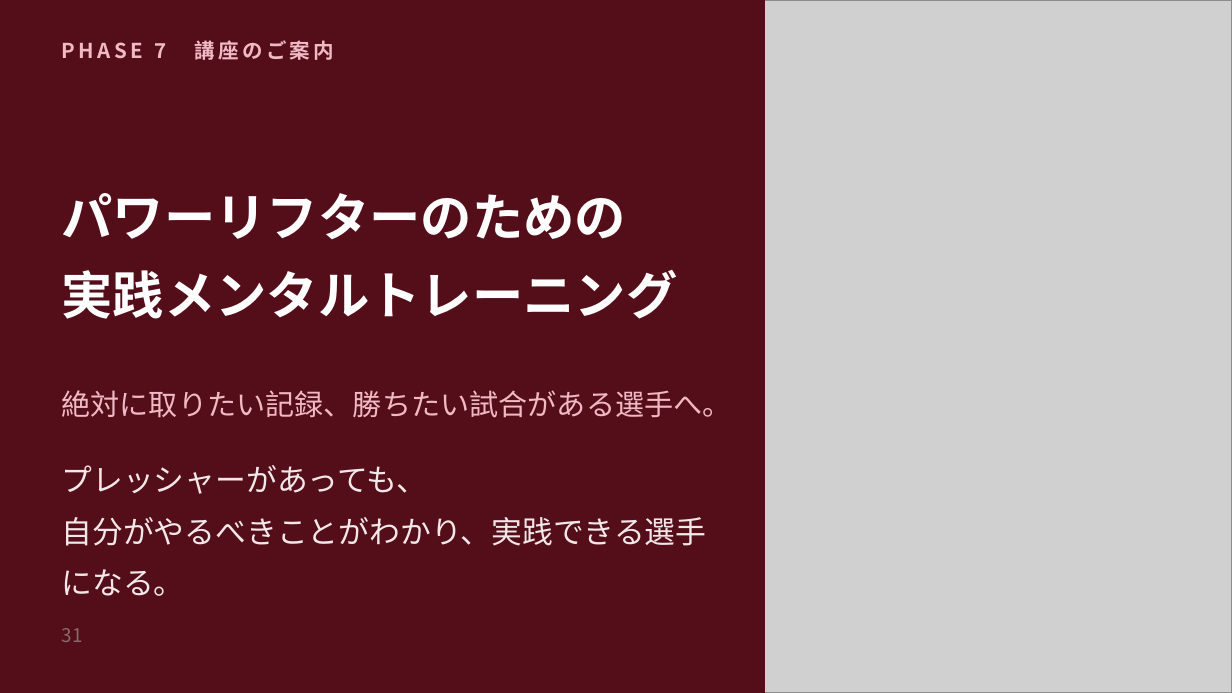
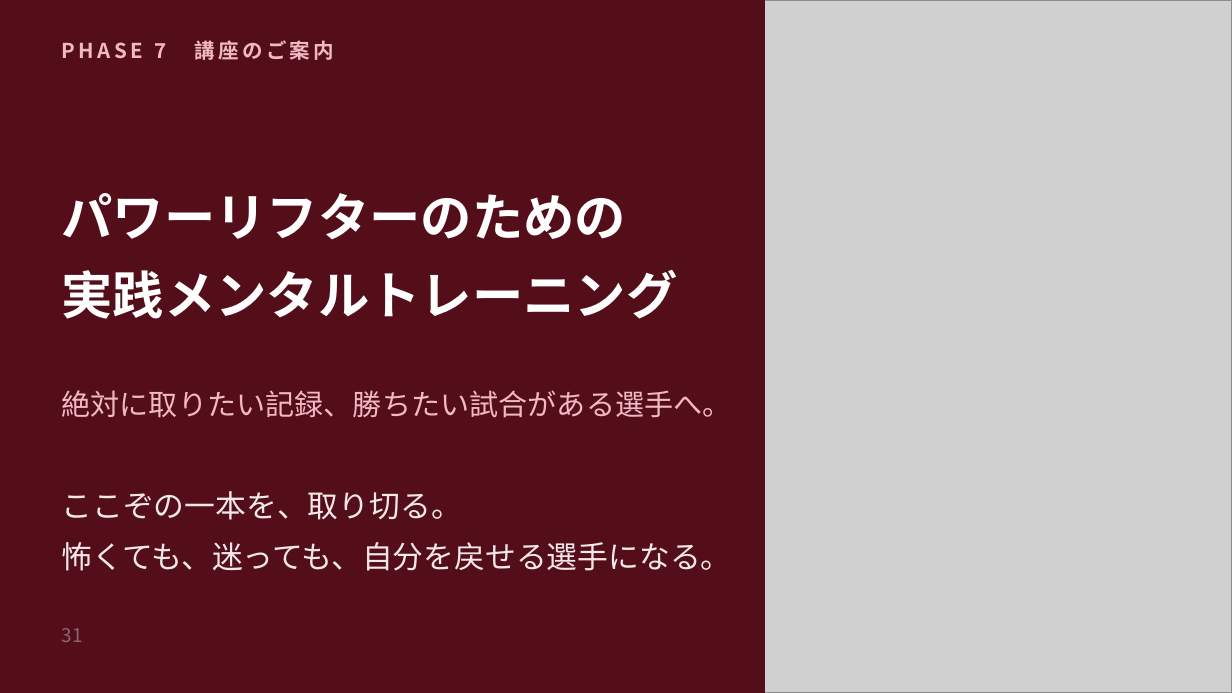
Before and after one commit to shiori0823/shiorin-trainer, a slide deck: slide 31 of deck/consultation-deck.pptx. Drawn at 1232x693 pixels with LibreOffice and Linux fonts; fonts in the diff are those of the drawing; grey boxes stand for pictures. Boxes give left, top, right and bottom in pixels: in the first picture for what was removed or moved away, otherwise in the second. Text is boxed around its words. In the diff, an @@ line names an element or a change of style, - is before the commit and + after.

```diff
--- a/deck/consultation-deck.pptx
+++ b/deck/consultation-deck.pptx
@@ text at [62, 491, 732, 571]: text changed @@
-プレッシャーがあっても、
-自分がやるべきことがわかり、実践できる選手になる。
+ここぞの一本を、取り切る。
+怖くても、迷っても、自分を戻せる選手になる。
```
Also in this commit, not shown: 7 other slides changed, 2 slides added, 1 slide removed, 10 other files.
